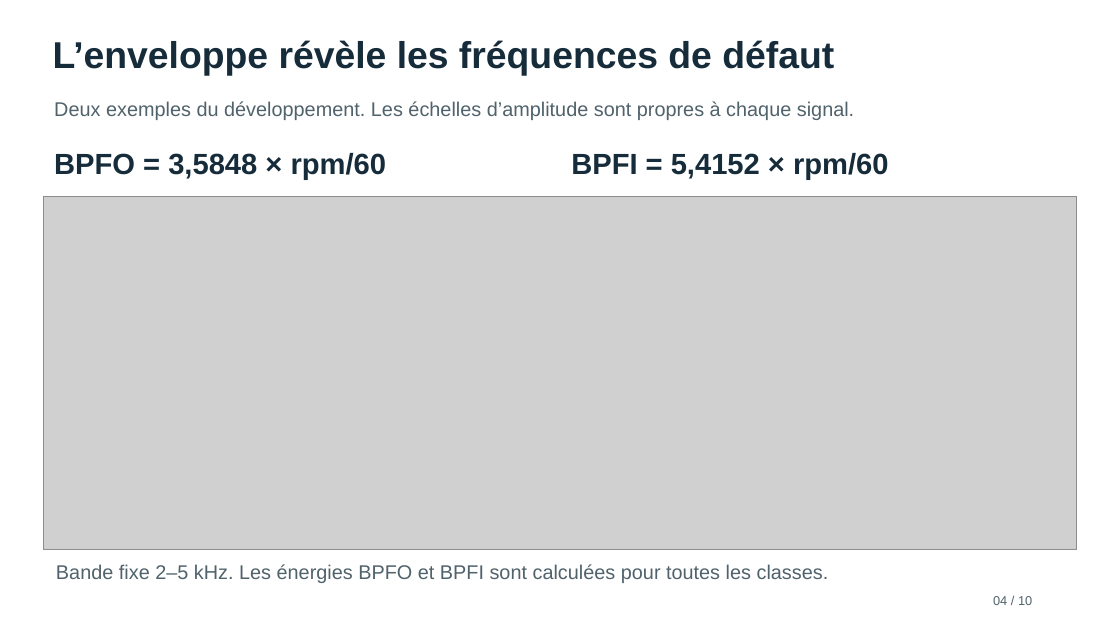
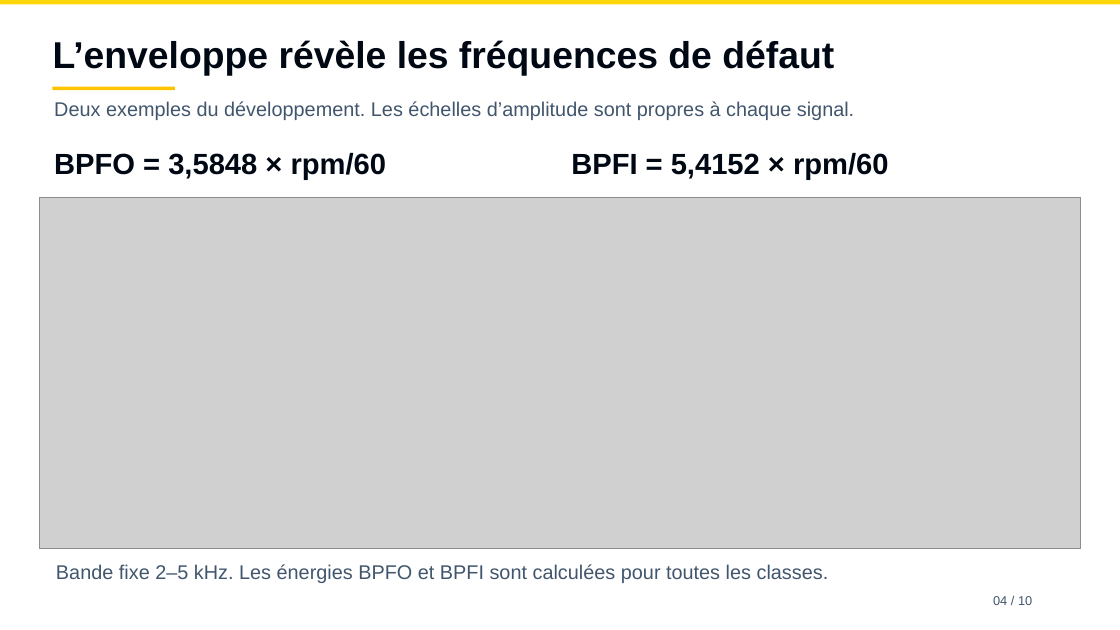
Before and after one commit to Lavdal-Yahya/IoT-mini-project, a slide deck: slide 4 of presentation/dashboard/diagnostic_dashboard.pptx. Drawn at 1120x630 pixels with LibreOffice and Linux fonts; fonts in the diff are those of the drawing; grey boxes stand for pictures. Boxes give left, top, right and bottom in pixels: in the first picture for what was removed or moved away, otherwise in the second. Text is boxed around its words. In the diff, an @@ line names an element or a change of style, - is before the commit and + after.

```diff
--- a/presentation/dashboard/diagnostic_dashboard.pptx
+++ b/presentation/dashboard/diagnostic_dashboard.pptx
@@ rectangle added at box(0, 0, 1120, 4), fill #FFD60A @@
@@ rectangle added at box(52, 87, 175, 90), fill #FFC300 @@
@@ text colour #162C3A to #000814 in 3 elements at box(53, 40, 834, 76), box(54, 153, 386, 180), box(571, 153, 888, 180) @@
@@ picture: place and size @@
-picture at box(44, 197, 1077, 549)
+picture at box(39, 197, 1081, 549)
@@ text colour #50626B to #41566D in 3 elements at box(54, 101, 854, 120), box(993, 596, 1032, 605), box(56, 564, 829, 583) @@
```
Also in this commit, not shown: 9 other slides changed, 37 other files.
